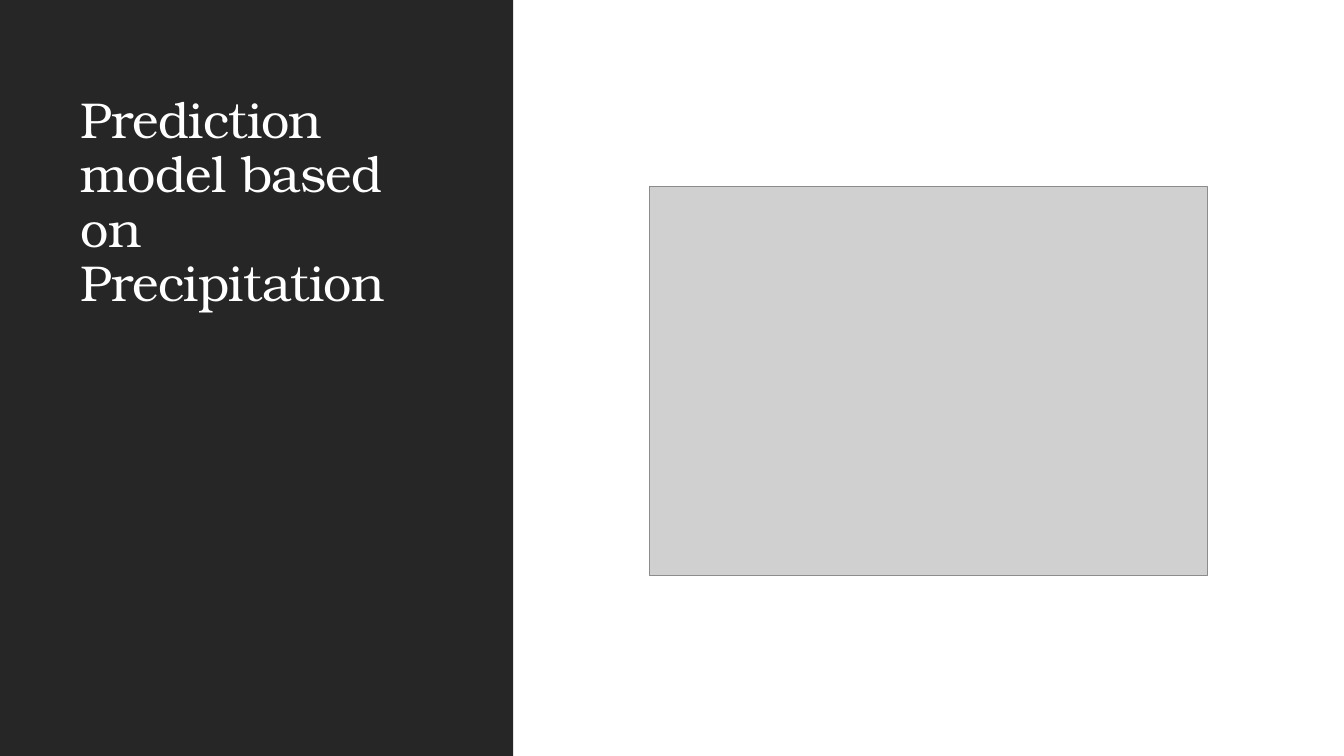
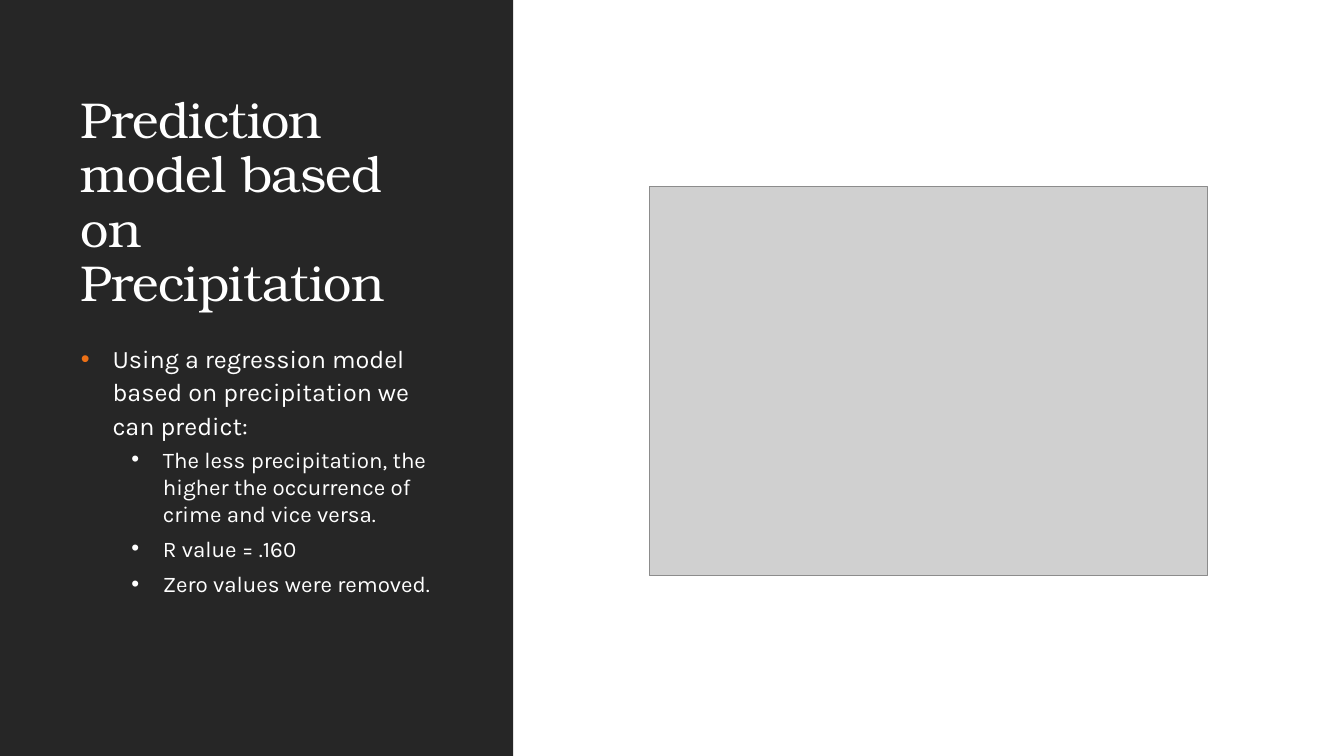
Before and after one commit to elqban753/ATL-weather-and-Crime, a slide deck: slide 14 of Crime Rate in relation to Weather in Atlanta.pptx. Drawn at 1344x756 pixels with LibreOffice and Linux fonts; fonts in the diff are those of the drawing; grey boxes stand for pictures. Boxes give left, top, right and bottom in pixels: in the first picture for what was removed or moved away, otherwise in the second. Text is boxed around its words. In the diff, an @@ line names an element or a change of style, - is before the commit and + after.

```diff
--- a/Crime Rate in relation to Weather in Atlanta.pptx
+++ b/Crime Rate in relation to Weather in Atlanta.pptx
@@ text added at [113, 350, 430, 593], 16 pt, text #FFFFFF @@
+• Using a regression model based on precipitation we can predict:
+  • The less precipitation, the higher the occurrence of crime and vice versa.
+  • R value = .160
+  • Zero values were removed.
```
Also in this commit, not shown: 9 other slides changed, 2 slides added, 1 slide removed, 1 other file.
